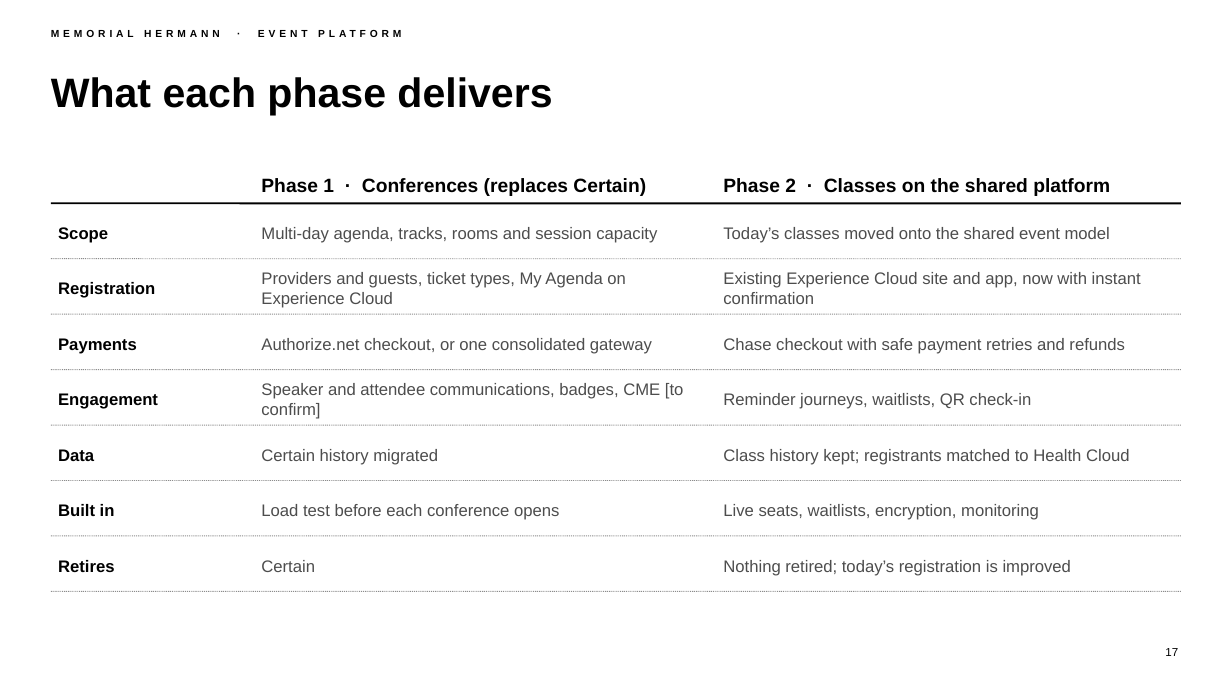
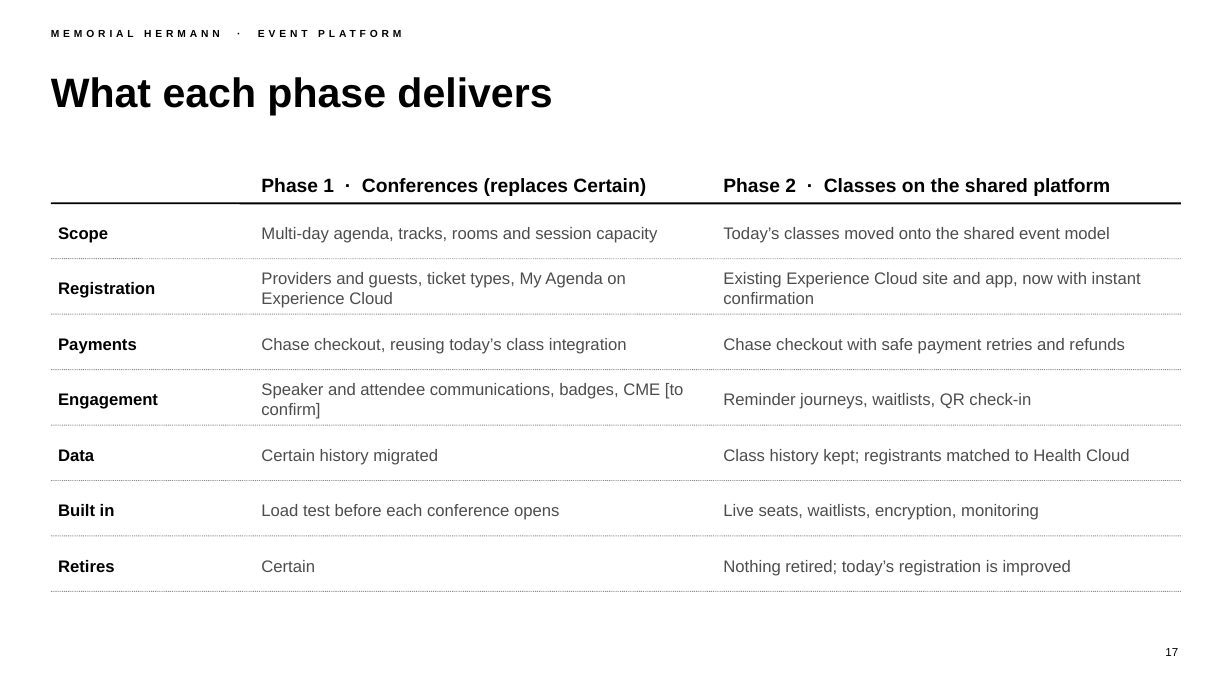
Before and after one commit to chintasurya/preSales_Memorial-hermann, a slide deck: slide 17 of deck/Memorial-Hermann-Event-Platform.pptx. Drawn at 1232x693 pixels with LibreOffice and Linux fonts; fonts in the diff are those of the drawing; background and template pictures are left out. Boxes give left, top, right and bottom in pixels: in the first picture for what was removed or moved away, otherwise in the second. Text is boxed around its words. In the diff, an @@ line names an element or a change of style, - is before the commit and + after.

```diff
--- a/deck/Memorial-Hermann-Event-Platform.pptx
+++ b/deck/Memorial-Hermann-Event-Platform.pptx
@@ text at box(261, 338, 627, 354): text changed @@
-Authorize.net checkout, or one consolidated gateway
+Chase checkout, reusing today’s class integration
```
Also in this commit, not shown: 8 other slides changed, 12 other files.
